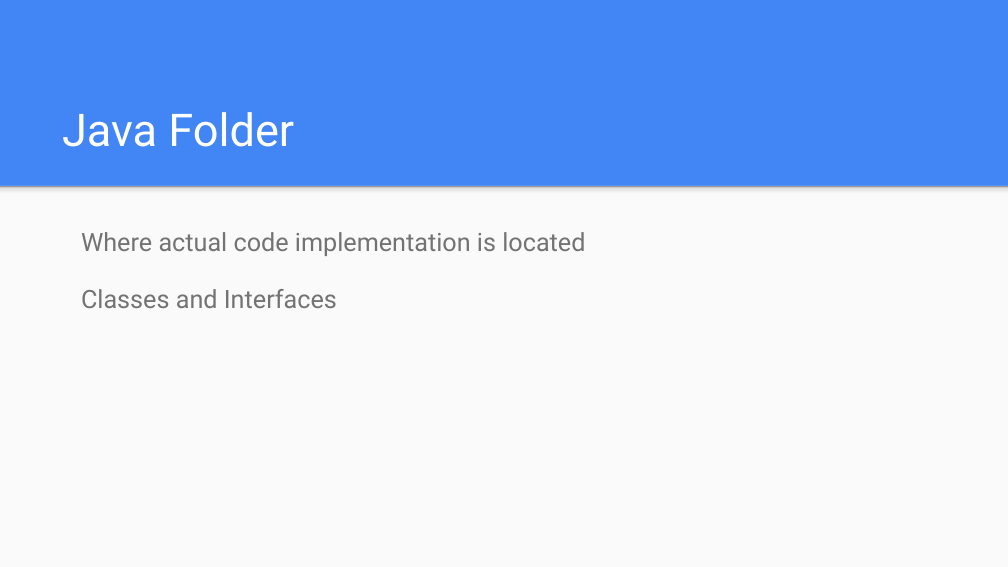
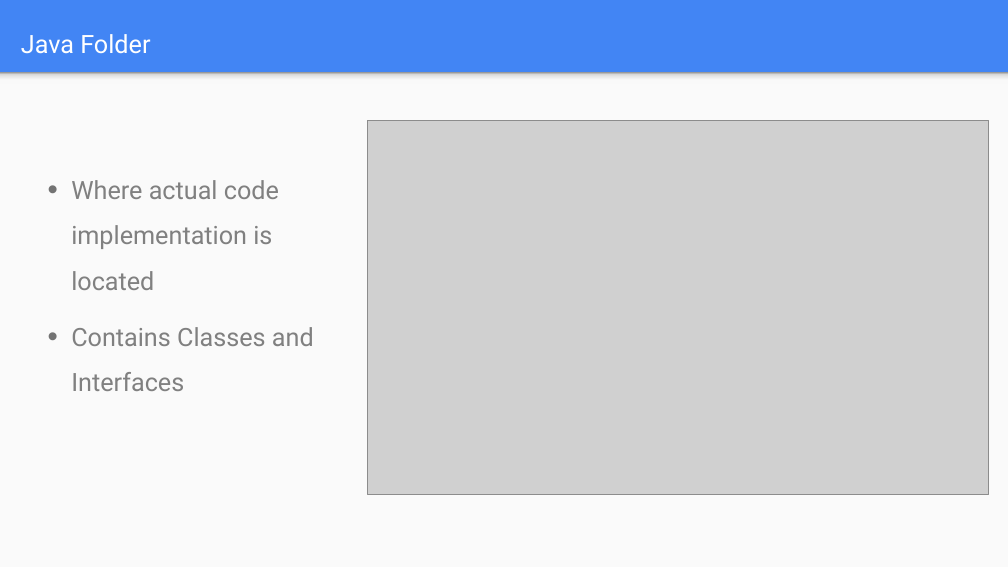
Before and after one commit to git-mad/website, a slide deck: slide 9 of guides/presentations/Basics.pptx (slide 5 before the commit). Drawn at 1008x567 pixels with LibreOffice and Linux fonts; fonts in the diff are those of the drawing; grey boxes stand for pictures. Boxes give left, top, right and bottom in pixels: in the first picture for what was removed or moved away, otherwise in the second. Text is boxed around its words. In the diff, an @@ line names an element or a change of style, - is before the commit and + after.

```diff
--- a/guides/presentations/Basics.pptx
+++ b/guides/presentations/Basics.pptx
@@ title "Java Folder": place and size @@
-title "Java Folder" at [62,112,294,147]
+title "Java Folder" at [21,34,150,54]
@@ title "Java Folder" at [21,34,150,54]: size 43 to 24 pt @@
@@ rectangle: place and size @@
-rectangle at [0,186,1008,567]
+rectangle at [0,73,1008,567]
@@ rectangle: place and size @@
-rectangle at [0,186,1008,198]
+rectangle at [0,73,1008,85]
@@ picture added at [368,120,989,495] @@
@@ text "Where actual code implementation is ...": place and size @@
-text "Where actual code implementation is ..." at [81,232,585,308]
+text "Where actual code implementation is ..." at [71,180,314,391]
@@ text at [71,180,279,290]: text colour #737373 to #808080 in "Where actual code implementation is located"; bullet none to •; line spacing 1.15 to 1.5; less space between paragraphs @@
@@ text at [71,327,314,391]: text changed; text colour #737373 to #808080 @@
-Classes and Interfaces
+• Contains Classes and Interfaces
```
Also in this commit, not shown: 9 other slides changed, 7 slides added, 3 slides removed, 2 other files.
